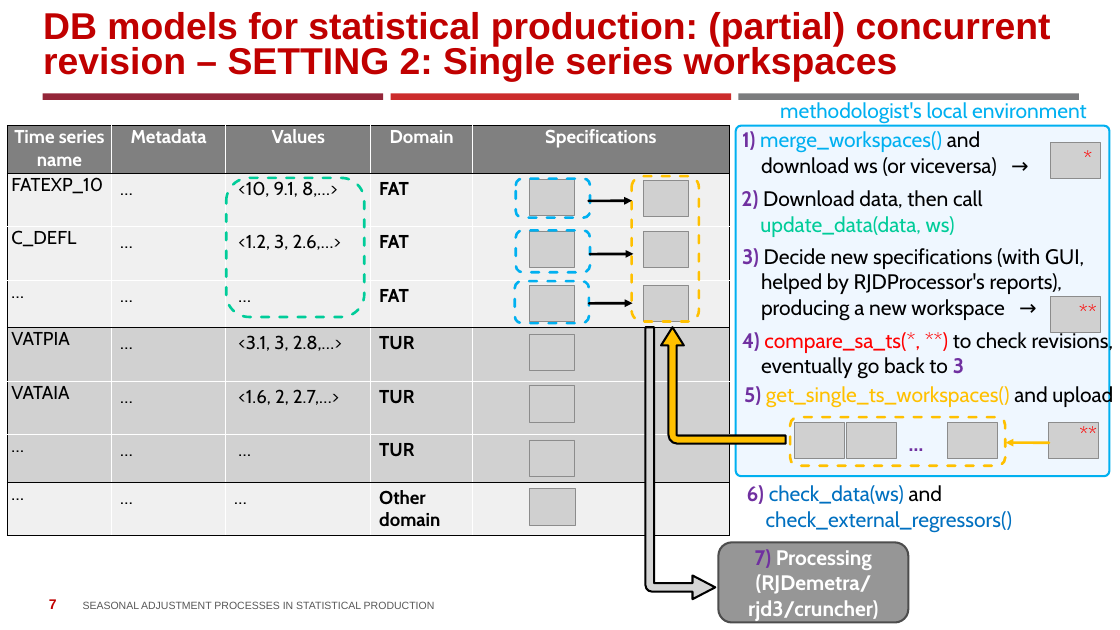
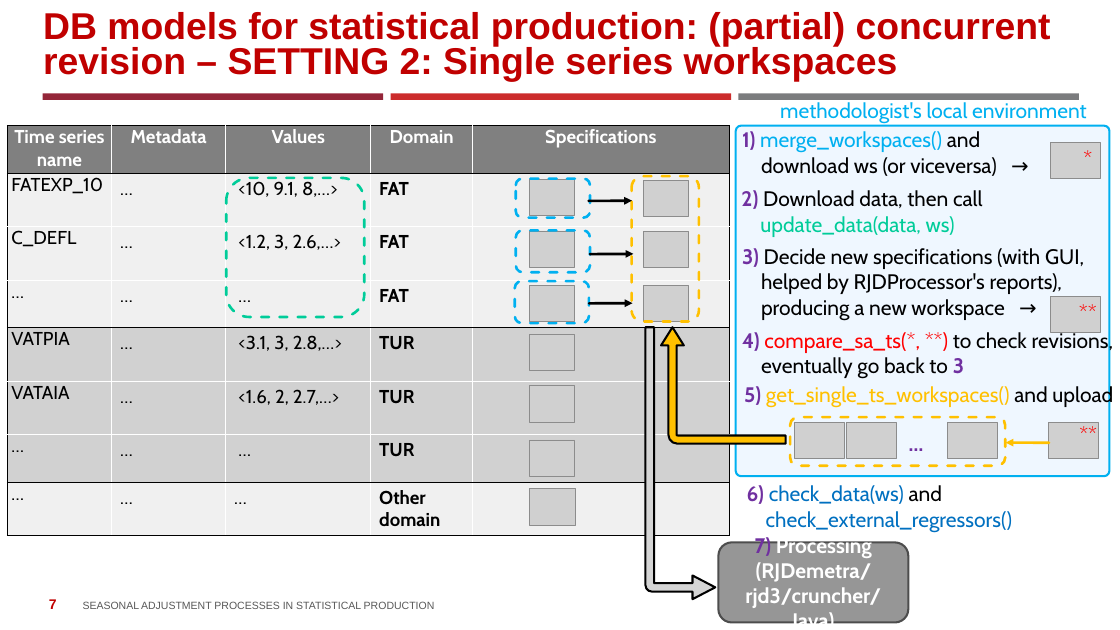
Before and after one commit to AlessandroPiovani/RJDProcessor, a slide deck: slide 7 of RJDProcessor/doc/package_description/Seasonal adjustment processes in statistical production.pptx. Drawn at 1120x630 pixels with LibreOffice and Linux fonts; fonts in the diff are those of the drawing; grey boxes stand for pictures; background and template pictures are left out. Boxes give left, top, right and bottom in pixels: in the first picture for what was removed or moved away, otherwise in the second. Text is boxed around its words. In the diff, an @@ line names an element or a change of style, - is before the commit and + after.

```diff
--- a/RJDProcessor/doc/package_description/Seasonal adjustment processes in statistical production.pptx
+++ b/RJDProcessor/doc/package_description/Seasonal adjustment processes in statistical production.pptx
@@ text in rounded rectangle at (x1=745, y1=562, x2=881, y2=630): text changed @@
-(RJDemetra/rjd3/cruncher)
+(RJDemetra/rjd3/cruncher/Java)
```
Also in this commit, not shown: 1 other slide changed, 2 other files.
